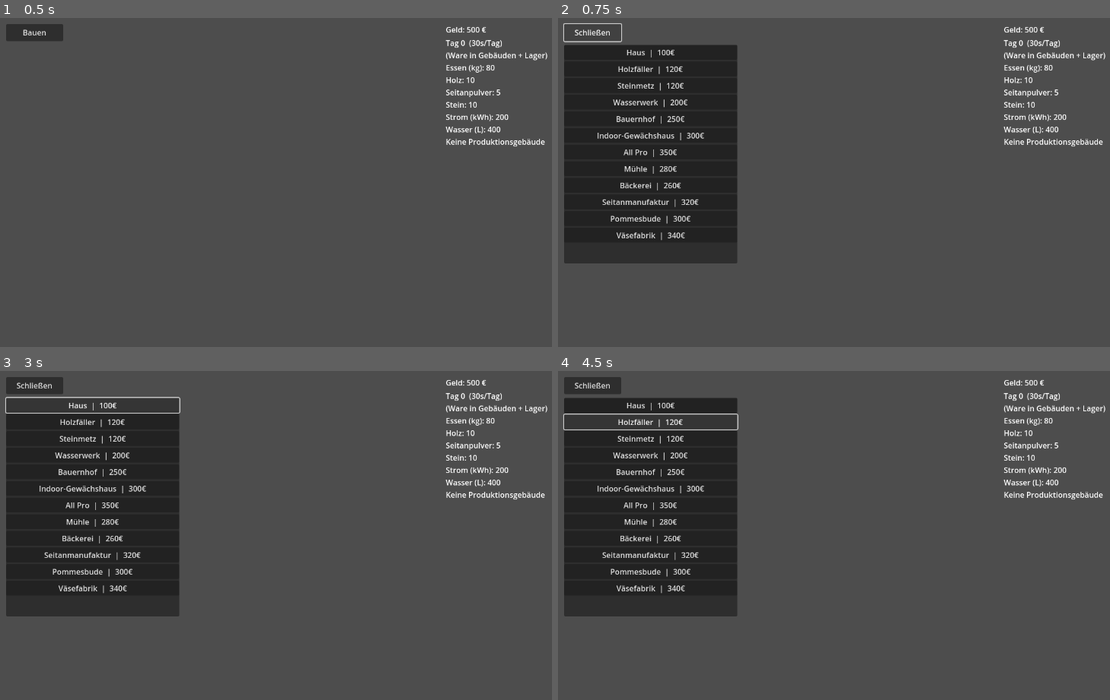
Above: before the commit, frames 1-4 (two rows, left to right).
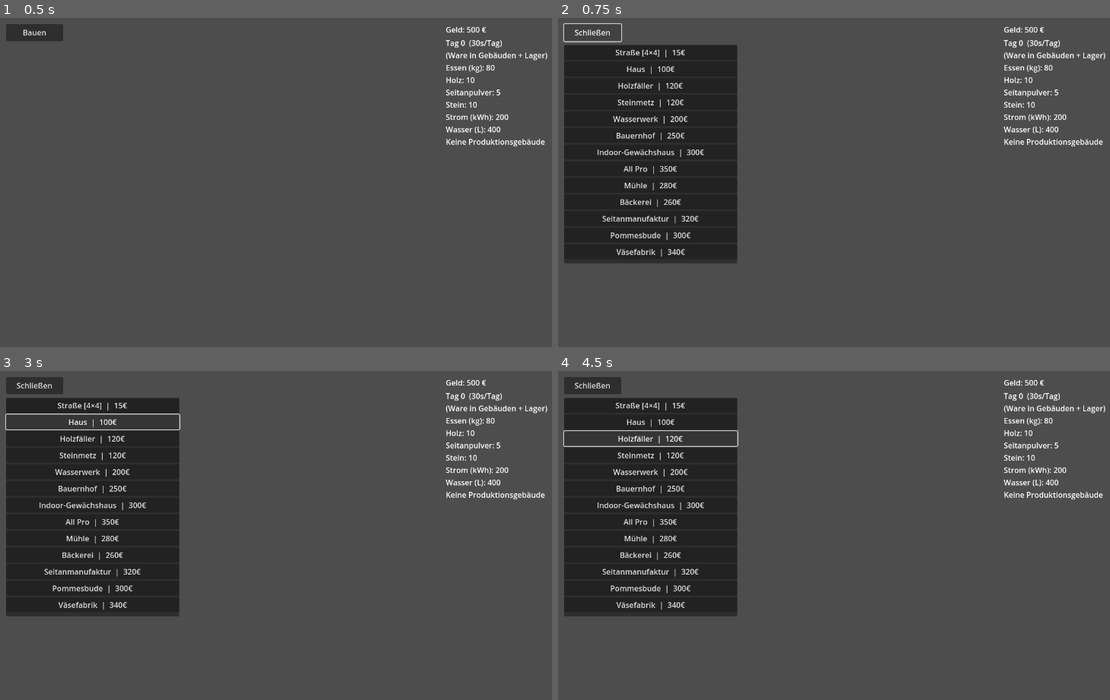
Above: after the commit, the same moments.

Repository: leonardwolf23-bot/vegangame
Game: Godot game, scene res://scenes/main.tscn
Same seed, same stepped clock (60 frames per second), same inputs: the game is played once before the commit and once after it.
Inputs (mouse positions are in pixels of both pictures, inside the frame that each line leads up to):
- Up to frame 1 (0.5 s): no input
- Up to frame 2 (0.75 s): click "Bauen" at 0.5 s
- Up to frame 3 (3 s): click "Schließen" at 1.25 s; tap Enter at 2 s; move the mouse to (436, 522) at 2.02 s; hold D 2.03-2.75 s; tap 1 at 2.1 s; click (436, 522) at 2.17 s; click "Haus | 100€" at 2.75 s
- Up to frame 4 (4.5 s): click (651, 403) at 3.5 s, where only the run after the commit has a clickable "Straße [4×4] | 15€"; click "Holzfäller | 120€" at 4.25 s

Frame 1 is identical in both runs. In frame 2, 2.0% of the frame differs, in the area x 7-27%, y 9-73%; in frame 3, 2.5%; in frame 4, 2.6%, in the area x 0-33%, y 9-73%.
Error before the commit: Cannot call method 'get_source' on a null value. (res://scripts/building_placer.gd:103)

Commit message:
Add 4x4 street blocks with grid snapping for building spacing
Introduce Straße as a placeable road type that visually uses one tile but
occupies a 4x4 footprint. Placement snaps to a 4x4 grid so roads form
consistent blocks that keep buildings from being placed too close together.
Roads render on GroundLayer; footprint blocking reuses the existing cell
owner system.

Co-authored-by: leonardwolf23-bot <leonardwolf23-bot@users.noreply.github.com>

Diff:
--- a/scripts/autoload/building_catalog.gd
+++ b/scripts/autoload/building_catalog.gd
@@ -3,6 +3,20 @@
 
 
 const BUILDINGS: Array[Dictionary] = [
+	{
+		"id": "strasse",
+		"name": "Straße",
+		"kind": "road",
+		"place_layer": "ground",
+		"source_id": 0,
+		"atlas_coords": Vector2i(0, 0),
+		"size": Vector2i(1, 1),
+		"footprint": Vector2i(4, 4),
+		"footprint_offset": Vector2i.ZERO,
+		"visual_offset": Vector2i(1, 1),
+		"snap_grid": 4,
+		"cost": 15,
+	},
 	{
 		"id": "house",
 		"name": "Haus",
@@ -221,6 +235,10 @@
 	return building.get("kind", "") == "housing"
 
 
+func is_road(building: Dictionary) -> bool:
+	return building.get("kind", "") == "road"
+
+
 func has_production_modes(building: Dictionary) -> bool:
 	var kind: String = building.get("kind", "")
 	return kind in ["multi_extractor", "processor"]
@@ -267,5 +285,26 @@
 	return anchor + get_footprint_offset(building)
 
 
+func get_visual_tile(anchor: Vector2i, building: Dictionary) -> Vector2i:
+	if building.has("visual_offset"):
+		return get_footprint_origin(anchor, building) + building["visual_offset"]
+	return anchor
+
+
+func snap_placement_anchor(anchor: Vector2i, building: Dictionary) -> Vector2i:
+	var snap: int = int(building.get("snap_grid", 0))
+	if snap <= 1:
+		return anchor
+	var foot_origin := get_footprint_origin(anchor, building)
+	var snapped_foot := Vector2i(
+		int(floor(float(foot_origin.x) / float(snap))) * snap,
+		int(floor(float(foot_origin.y) / float(snap))) * snap,
+	)
+	return snapped_foot - get_footprint_offset(building)
+
+
 func get_button_label(building: Dictionary) -> String:
-	return "%s  |  %d€" % [building.get("name", "Gebäude"), get_cost(building)]
+	var size_hint := ""
+	if is_road(building):
+		size_hint = " [4×4]"
+	return "%s%s  |  %d€" % [building.get("name", "Gebäude"), size_hint, get_cost(building)]
--- a/scripts/building_placer.gd
+++ b/scripts/building_placer.gd
@@ -74,7 +74,11 @@
 
 
 func _get_placement_tile() -> Vector2i:
-	return _grid.world_to_tile(get_global_mouse_position())
+	var tile := _grid.world_to_tile(get_global_mouse_position())
+	var building: Dictionary = BuildingCatalog.get_building(selected_building_index)
+	if building.is_empty():
+		return tile
+	return BuildingCatalog.snap_placement_anchor(tile, building)
 
 
 func _can_place_building(tile: Vector2i, building: Dictionary) -> bool:
@@ -84,23 +88,25 @@
 
 
 func _update_ghost() -> void:
-	if not _grid or not _grid.building_layer:
-		_ghost.visible = false
-		return
-
 	var building: Dictionary = BuildingCatalog.get_building(selected_building_index)
 	if building.is_empty():
 		_ghost.visible = false
 		return
 
-	var tile: Vector2i = _get_placement_tile()
-	var can_place: bool = _can_place_building(tile, building)
+	var layer: TileMapLayer = _grid.get_place_layer(building)
+	if not layer or not layer.tile_set:
+		_ghost.visible = false
+		return
 
-	_ghost.global_position = _grid.tile_to_world(tile) + _get_ghost_offset()
+	var anchor: Vector2i = _get_placement_tile()
+	var can_place: bool = _can_place_building(anchor, building)
+	var visual_tile := BuildingCatalog.get_visual_tile(anchor, building)
+
+	_ghost.global_position = _grid.tile_to_world(visual_tile) + _get_ghost_offset()
 	_ghost.visible = true
 	_ghost.modulate = Color(0.3, 1.0, 0.3, 0.5) if can_place else Color(1.0, 0.3, 0.3, 0.5)
 
-	var tile_data = _grid.building_layer.tile_set.get_source(building["source_id"])
+	var tile_data = layer.tile_set.get_source(building["source_id"])
 	if tile_data is TileSetAtlasSource:
 		var atlas: TileSetAtlasSource = tile_data
 		_ghost.texture = atlas.texture
@@ -121,18 +127,24 @@
 	if not GameState.spend(cost):
 		return
 
-	var layer: TileMapLayer = _grid.building_layer
+	var layer: TileMapLayer = _grid.get_place_layer(building)
+	if not layer:
+		return
+
+	var visual_tile := BuildingCatalog.get_visual_tile(origin, building)
 	var size: Vector2i = building.get("size", Vector2i.ONE)
 
 	if size == Vector2i.ONE:
-		layer.set_cell(origin, building["source_id"], building["atlas_coords"])
+		layer.set_cell(visual_tile, building["source_id"], building["atlas_coords"])
 	else:
 		for x in range(size.x):
 			for y in range(size.y):
-				var cell: Vector2i = origin + Vector2i(x, y)
+				var cell: Vector2i = visual_tile + Vector2i(x, y)
 				layer.set_cell(cell, building["source_id"], building["atlas_coords"])
 
 	_grid.register_building(origin, building_index, building)
+	if BuildingCatalog.is_road(building):
+		return
 	if not BuildingCatalog.is_housing(building):
 		var foot_origin := BuildingCatalog.get_footprint_origin(origin, building)
 		var footprint := BuildingCatalog.get_footprint(building)
@@ -150,10 +162,10 @@
 		return
 
 	var anchor: Vector2i = data.get("anchor", Vector2i.ZERO)
-	ProductionManager.unregister_building(anchor)
-
 	var building_index: int = int(data.get("building_index", -1))
 	var building: Dictionary = BuildingCatalog.get_building(building_index)
+	if not BuildingCatalog.is_road(building):
+		ProductionManager.unregister_building(anchor)
 	if BuildingCatalog.is_housing(building):
 		GameState.unregister_housing(BuildingCatalog.get_income(building))
 
--- a/scripts/grid_manager.gd
+++ b/scripts/grid_manager.gd
@@ -127,6 +127,12 @@
 	return &"southwest" if dot_y >= 0.0 else &"northeast"
 
 
+func get_place_layer(building: Dictionary) -> TileMapLayer:
+	if building.get("place_layer", "building") == "ground":
+		return ground_layer
+	return building_layer
+
+
 func has_ground(tile: Vector2i) -> bool:
 	if not ground_layer:
 		return true
@@ -168,6 +174,9 @@
 		"building_index": building_index,
 		"cost": BuildingCatalog.get_cost(building),
 		"income": BuildingCatalog.get_income(building),
+		"kind": building.get("kind", "building"),
+		"place_layer": building.get("place_layer", "building"),
+		"visual_tile": BuildingCatalog.get_visual_tile(anchor, building),
 	}
 
 	for x in range(footprint.x):
@@ -191,5 +200,11 @@
 		for y in range(footprint.y):
 			_cell_owner.erase(foot_origin + Vector2i(x, y))
 	_placed.erase(anchor)
-	building_layer.erase_cell(anchor)
+
+	var layer := building_layer
+	if data.get("place_layer", "building") == "ground":
+		layer = ground_layer
+	var visual_tile: Vector2i = data.get("visual_tile", anchor)
+	if layer:
+		layer.erase_cell(visual_tile)
 	return data
